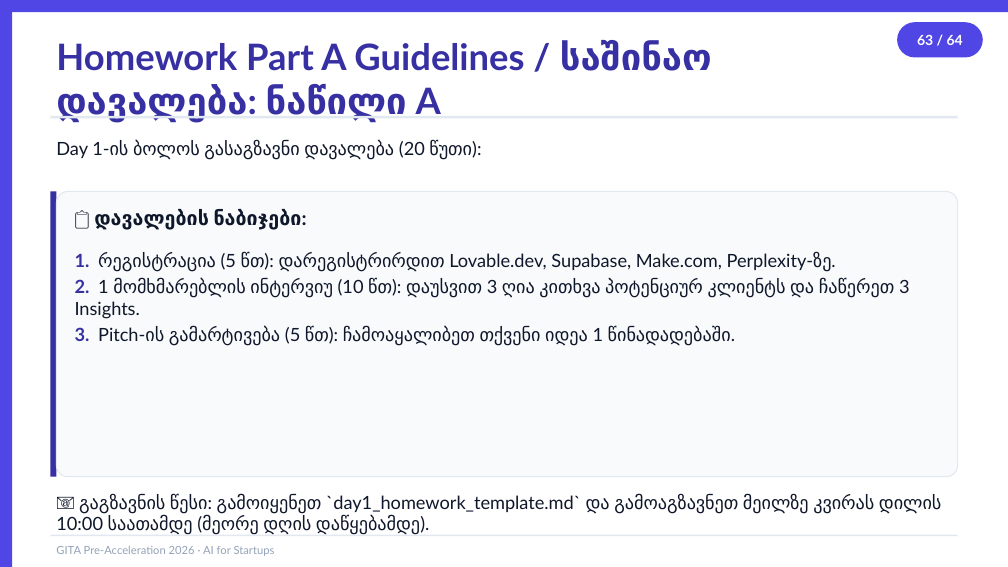
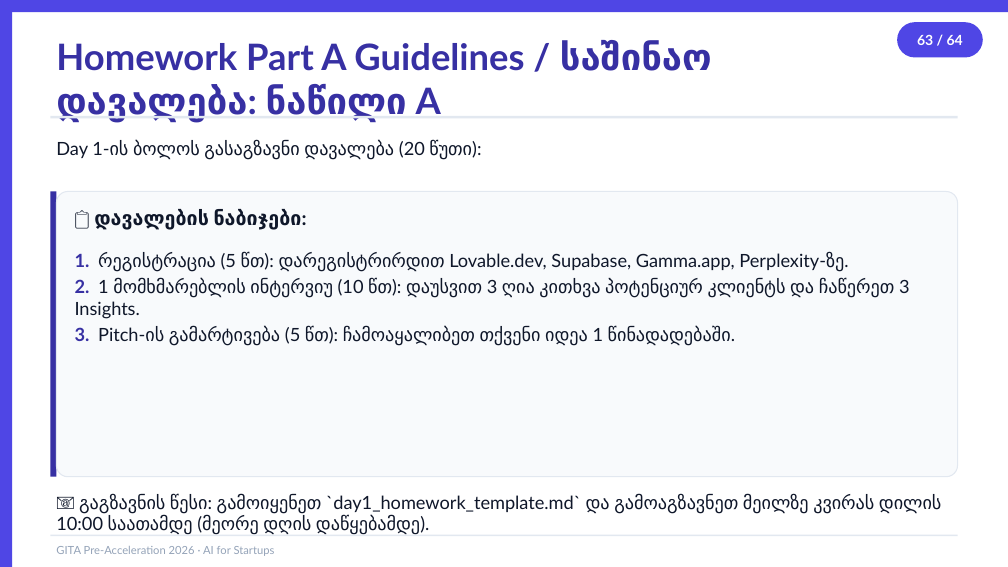
Before and after one commit to basilaia123/ai2026, a slide deck: slide 63 of GITA/Pre-Acceleration/2026-5h-AI-for-Startups/day1-slides.pptx. Drawn at 1008x567 pixels with LibreOffice and Linux fonts; fonts in the diff are those of the drawing. Boxes give left, top, right and bottom in pixels: in the first picture for what was removed or moved away, otherwise in the second. Text is boxed around its words. In the diff, an @@ line names an element or a change of style, - is before the commit and + after.

```diff
--- a/GITA/Pre-Acceleration/2026-5h-AI-for-Startups/day1-slides.pptx
+++ b/GITA/Pre-Acceleration/2026-5h-AI-for-Startups/day1-slides.pptx
@@ text at (75,252,844,271): text changed @@
-1. რეგისტრაცია (5 წთ): დარეგისტრირდით Lovable.dev, Supabase, Make.com, Perplexity-ზე.
+1. რეგისტრაცია (5 წთ): დარეგისტრირდით Lovable.dev, Supabase, Gamma.app, Perplexity-ზე.
```
Also in this commit, not shown: 11 other slides changed, 52 other files.
